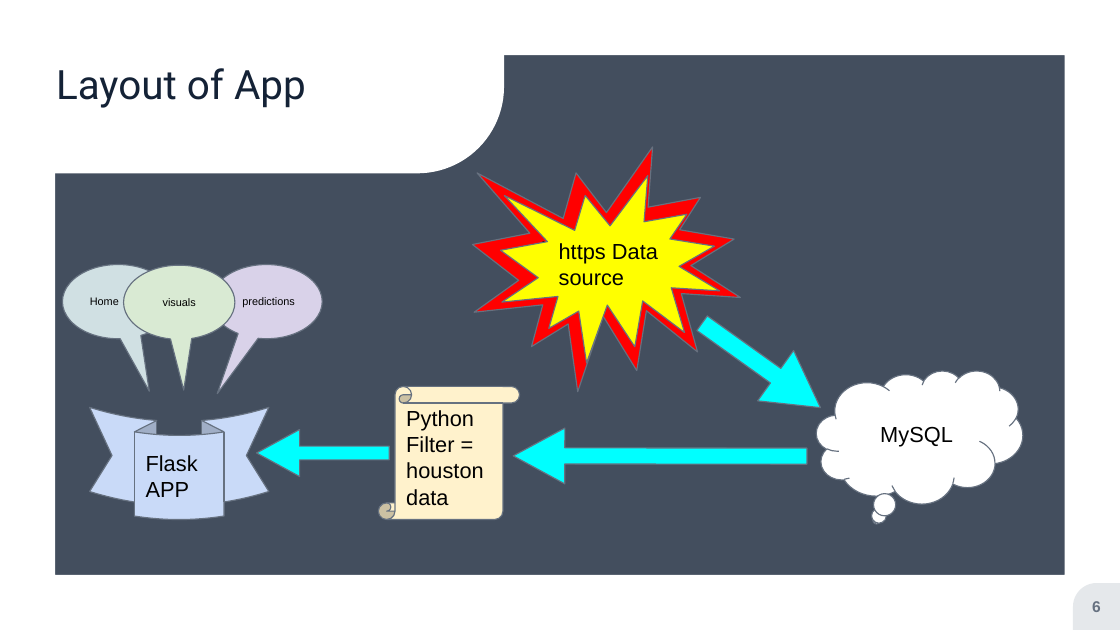
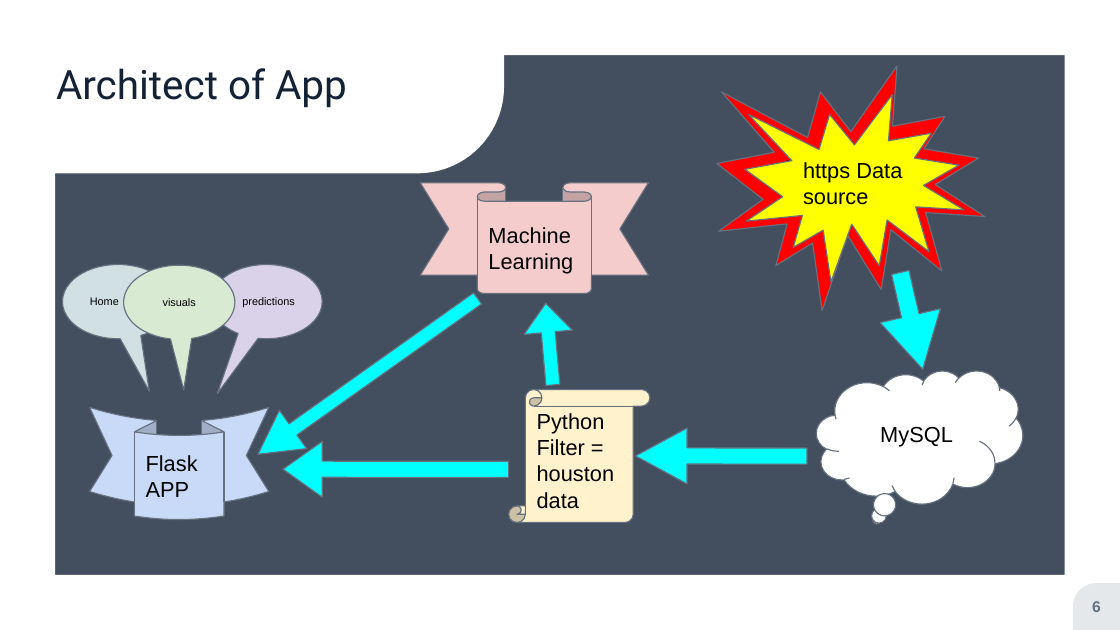
Before and after one commit to jmitterh/Project_3_Potential_Marketing, a slide deck: slide 6 of Data-Estate Presentation.pptx. Drawn at 1120x630 pixels with LibreOffice and Linux fonts; fonts in the diff are those of the drawing; background and template pictures are left out. Boxes give left, top, right and bottom in pixels: in the first picture for what was removed or moved away, otherwise in the second. Text is boxed around its words. In the diff, an @@ line names an element or a change of style, - is before the commit and + after.

```diff
--- a/Data-Estate Presentation.pptx
+++ b/Data-Estate Presentation.pptx
@@ title at [56, 68, 347, 108]: text changed @@
-Layout of App
+Architect of App
@@ irregular seal "https Data source": place and size @@
-irregular seal "https Data source" at [473, 147, 740, 392]
+irregular seal "https Data source" at [717, 66, 984, 311]
@@ irregular seal "https Data source": place and size @@
-irregular seal "https Data source" at [501, 176, 720, 363]
+irregular seal "https Data source" at [745, 94, 964, 281]
@@ ribbon added at [420, 183, 648, 293], fill #F4CCCC, outline #667180 0.75 pt, 14 pt, text #000000 @@
+Machine Learning
@@ down arrow at [870, 265, 952, 376]: rotation 305 to 347 degrees @@
@@ left arrow at [244, 279, 491, 473]: rotation 0 to 324 degrees @@
@@ down arrow added at [522, 302, 577, 387], fill #00FFFF, outline #667180 0.75 pt @@
@@ vertical scroll "Python Filter = houston data": place and size @@
-vertical scroll "Python Filter = houston data" at [379, 386, 520, 520]
+vertical scroll "Python Filter = houston data" at [508, 390, 650, 523]
@@ down arrow added at [282, 441, 508, 497], fill #00FFFF, outline #667180 0.75 pt @@
@@ down arrow: place and size @@
-down arrow at [513, 428, 806, 484]
+down arrow at [636, 428, 807, 484]
```
Also in this commit, not shown: 3 other slides changed.
